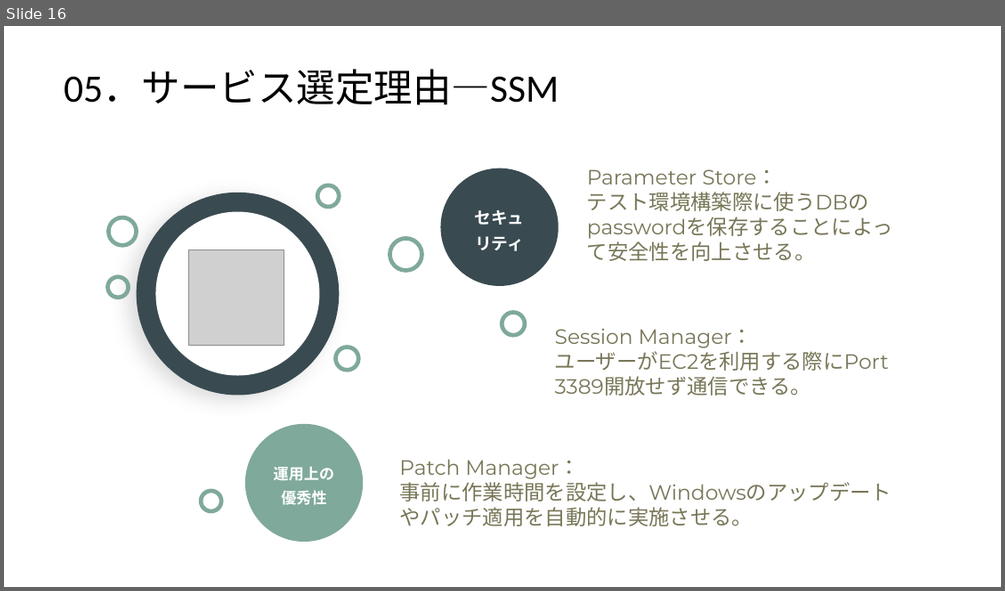
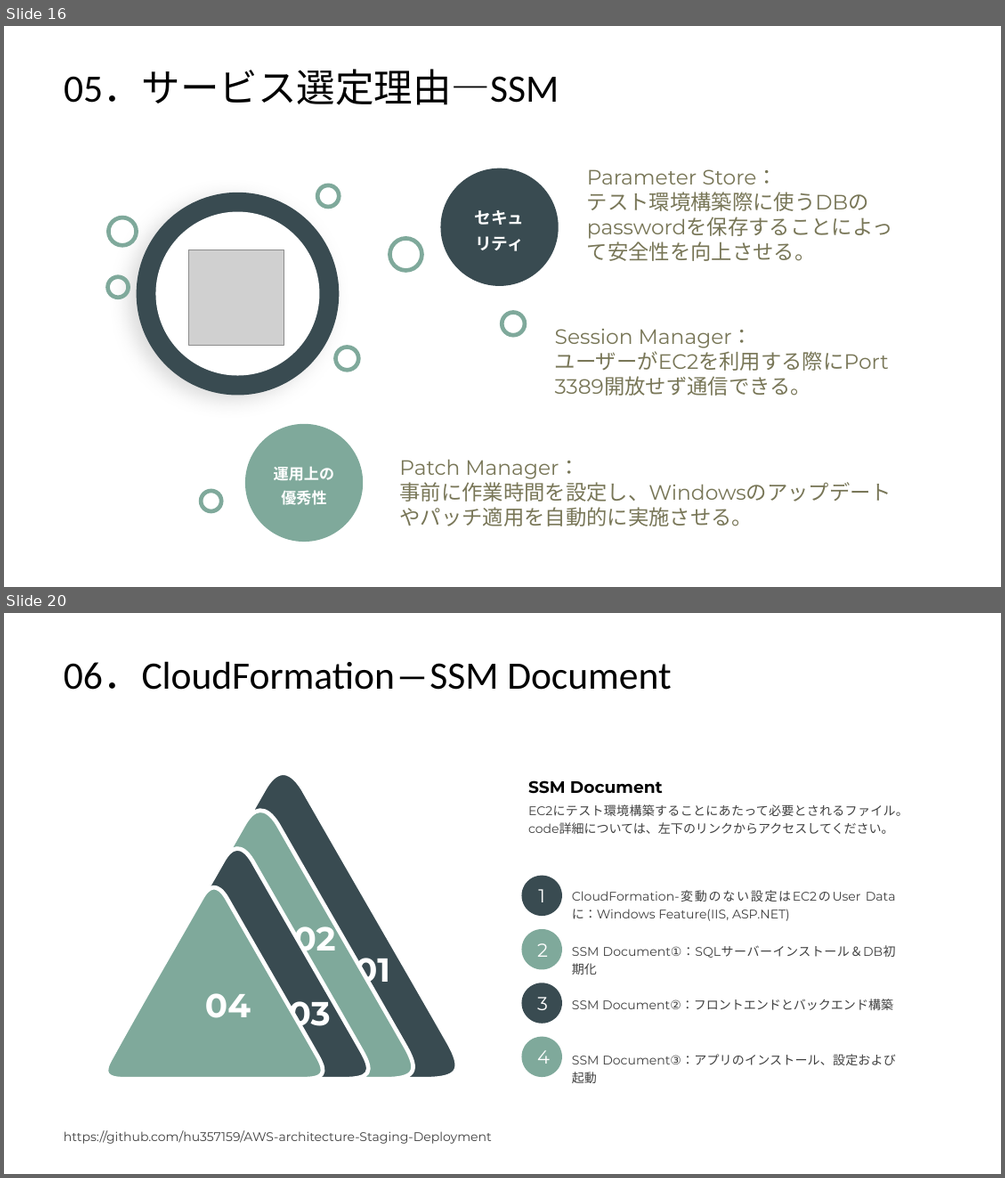
Before and after one commit to hu357159/AWS-architecture-Staging-Deployment, a slide deck: 3223.pptx. Shown one above the other, each under a label of ours: slide 16 before the commit, slides 16 and 20 after it; the slides between them are not shown. The pictures are 1005x591 and 1005x1178 pixels, drawn with LibreOffice and Linux fonts; fonts in the diff are those of the drawing; grey boxes stand for pictures; background and template pictures are left out. Boxes give left, top, right and bottom in pixels: in the first picture for what was removed or moved away, otherwise in the second. Text is boxed around its words. In the diff, an @@ line names an element or a change of style, - is before the commit and + after.

Commit message:
DELETE unnecessary code & ADD cloudformation chapter in PPT

```diff
--- a/3223.pptx
+++ b/3223.pptx
@@ slide 20 added at (4, 613, 1001, 1174), background #FFFFFF @@
@@ text added at (64, 661, 671, 690), 28 pt, text #000000 @@
+06．CloudFormation―SSM Document
@@ freeform shape added at (104, 766, 464, 1078), fill #394B51, outline #FFFFFF 3 pt @@
@@ text added at (528, 780, 663, 794), 12 pt, text #000000, bold @@
+SSM Document
@@ freeform shape added at (103, 804, 419, 1078), fill #7FA99B, outline #FFFFFF 3 pt @@
@@ text added at (528, 804, 908, 834), 9 pt, text #404040 @@
+EC2にテスト環境構築することにあたって必要とされるファイル。
+code詳細については、左下のリンクからアクセスしてください。
@@ freeform shape added at (103, 844, 374, 1078), fill #394B51, outline #FFFFFF 3 pt @@
@@ ellipse added at (521, 876, 562, 916), fill #394B51, 13.5 pt, text #FFFFFF @@
+1
@@ freeform shape added at (102, 884, 327, 1078), fill #7FA99B, outline #FFFFFF 3 pt @@
@@ text added at (572, 890, 791, 921), 9 pt, text #404040 @@
+CloudFormation-変動のない設定はEC2のUser Dataに：Windows Feature(IIS, ASP.NET)
@@ text added at (294, 918, 336, 959), 24 pt, text #FFFFFF, bold @@
+02
@@ ellipse added at (521, 929, 562, 970), fill #7FA99B, 13.5 pt, text #FFFFFF @@
+2
@@ text added at (355, 949, 390, 990), 24 pt, text #FFFFFF, bold @@
+01
@@ text added at (572, 945, 896, 957), 9 pt, text #404040 @@
+SSM Document①：SQLサーバーインストール＆DB初期化
@@ ellipse added at (521, 983, 562, 1023), fill #394B51, 13.5 pt, text #FFFFFF @@
+3
@@ text added at (205, 993, 251, 1018), 24 pt, text #FFFFFF, bold @@
+04
@@ text added at (289, 993, 331, 1034), 24 pt, text #FFFFFF, bold @@
+03
@@ text added at (572, 998, 893, 1010), 9 pt, text #404040 @@
+SSM Document②：フロントエンドとバックエンド構築
@@ ellipse added at (521, 1037, 562, 1078), fill #7FA99B, 13.5 pt, text #FFFFFF @@
+4
@@ text added at (572, 1054, 895, 1083), 9 pt, text #404040 @@
+SSM Document③：アプリのインストール、設定および起動
@@ text added at (64, 1130, 492, 1143), 9 pt, text #404040 @@
+https://github.com/hu357159/AWS-architecture-Staging-Deployment
```
Also in this commit, not shown: 1 slide changed, 2 other slides added, 1 slide removed, 1 other file.
